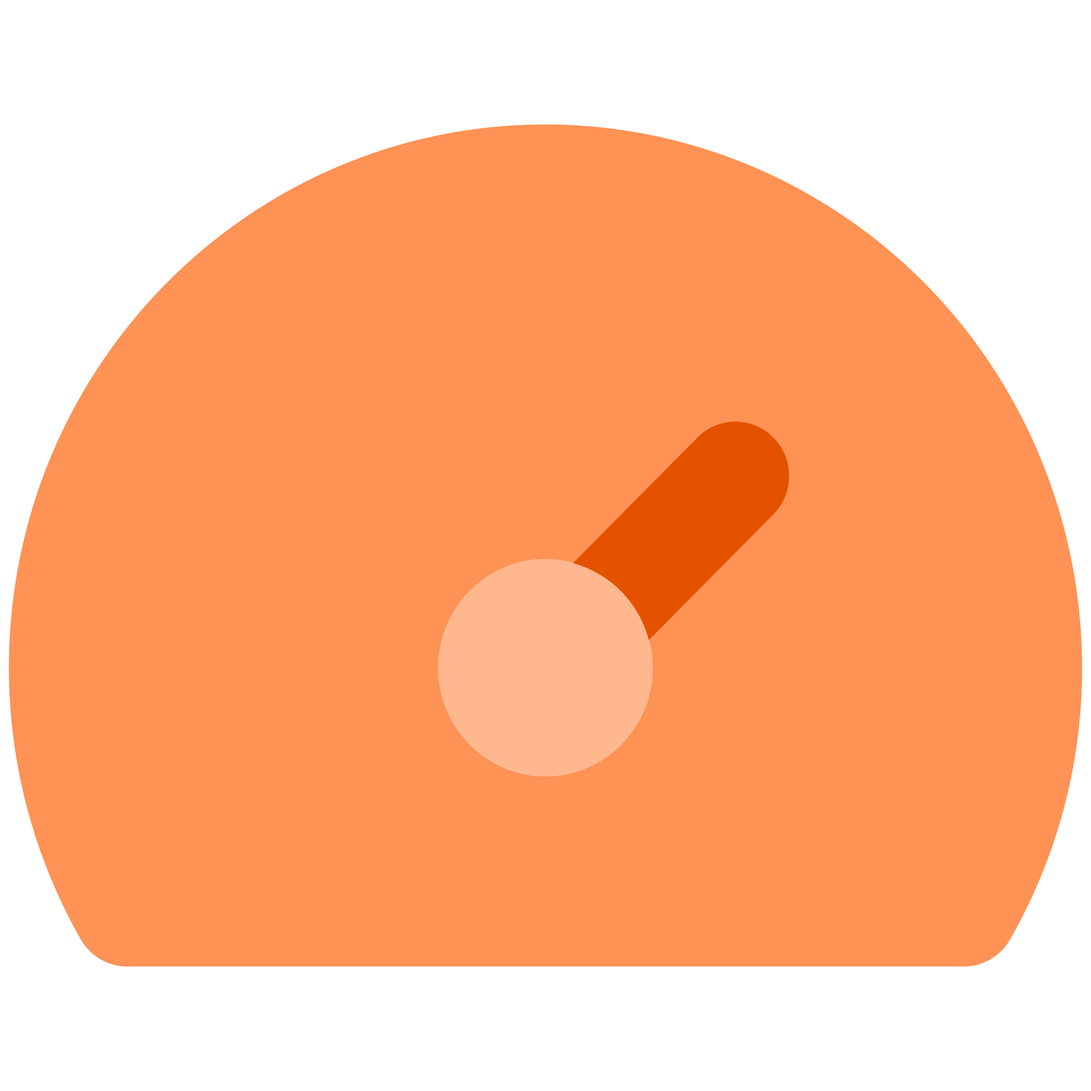
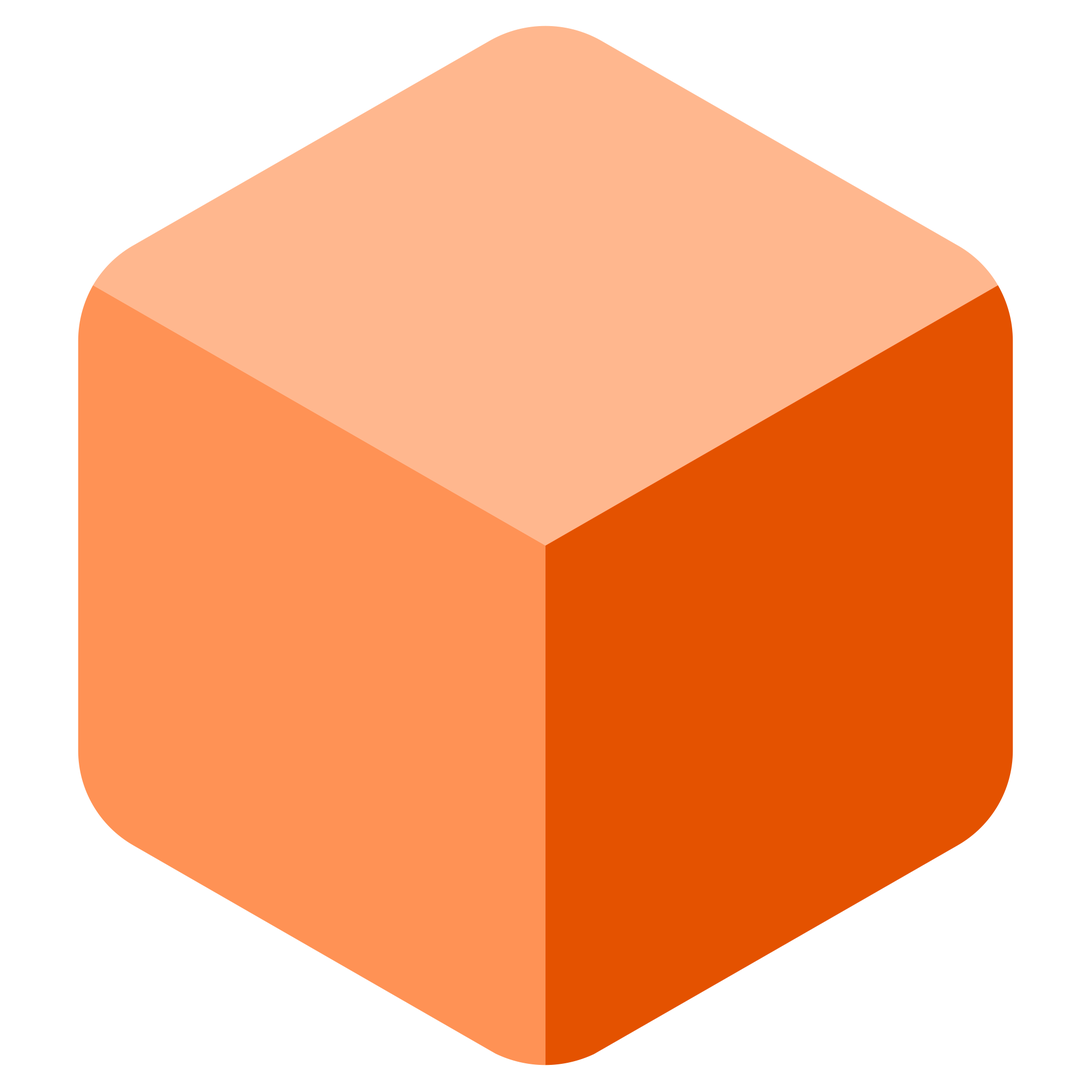
Two versions of the same layered image (1091 × 1091). Layer-by-layer changes:
hid "tachometer-fast-alt" over [8, 124, 1083, 968]
added layer "box" above "Layer 1" over [77, 25, 1014, 1066]
